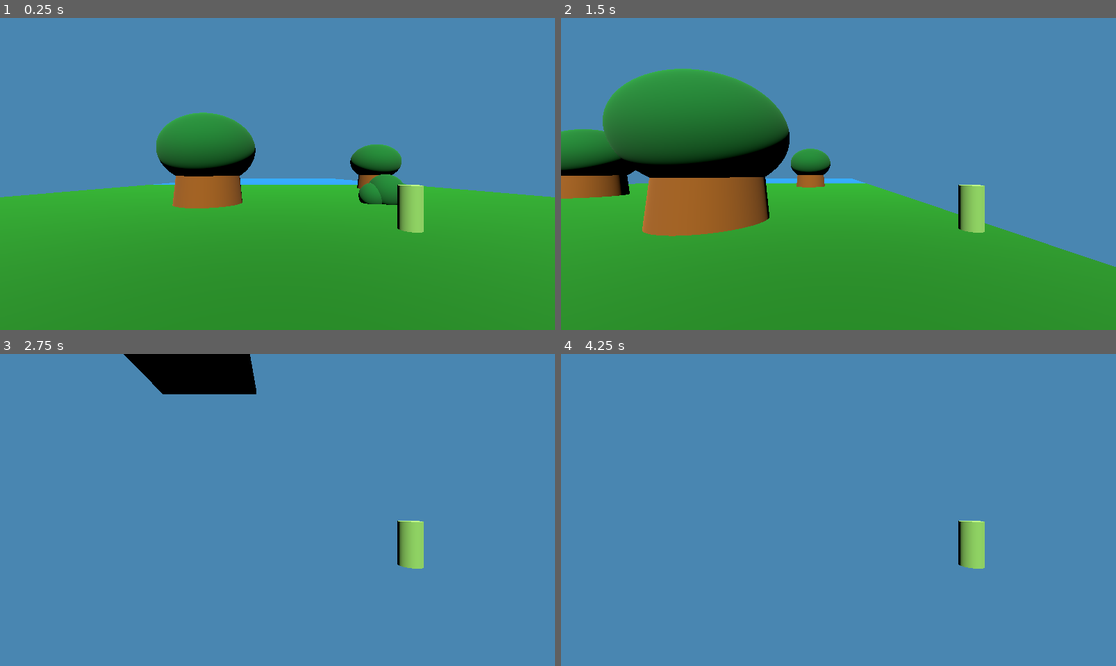
Above: before the commit, frames 1-4 (two rows, left to right).
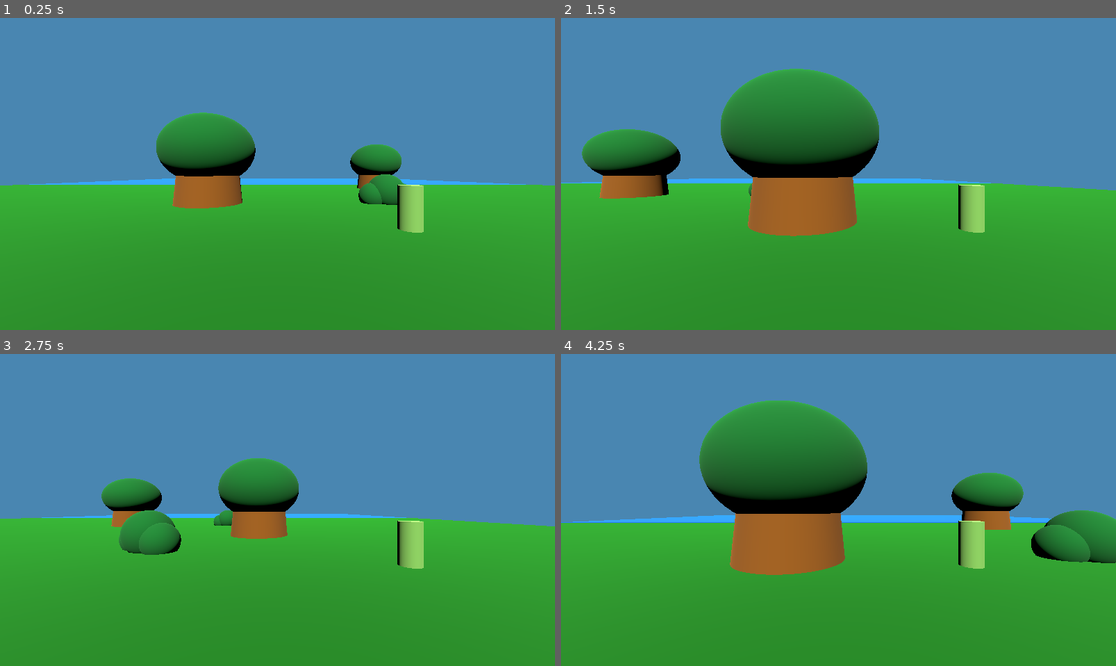
Above: after the commit, the same moments.

Repository: pterosaur-pixel/evil-squirrels-unite
Game: Godot game, scene res://main.tscn
Same seed, same stepped clock (60 frames per second), same inputs: the game is played once before the commit and once after it.
Inputs:
- Up to frame 1 (0.25 s): no input
- Up to frame 2 (1.5 s): tap Enter at 0.5 s; hold Right (ui_right) 0.53-1.28 s; tap Space (jump) at 0.77 s; hold Down (ui_down) from 1.28 s (still down)
- Up to frame 3 (2.75 s): tap Space (jump) at 1.52 s; release Down (ui_down) at 2.03 s; hold Right (ui_right) from 2.03 s (still down)
- Up to frame 4 (4.25 s): release Right (ui_right) at 2.78 s; hold Up (ui_up) 2.78-3.53 s; tap Space (jump) at 3.02, 3.77 s; hold Left (ui_left) from 3.53 s (still down)

The runs differ from the first frame. In frame 1, 1.6% of the frame differs, in the area x 0-100%, y 51-58%; in frame 2, 27%; in frame 3, 53%; in frame 4, 58%, in the area x 0-100%, y 14-100%.

Commit message:
Added bounds

Diff:
--- a/character.tscn
+++ b/character.tscn
@@ -13,6 +13,8 @@
 
 [node name="GoobleSnoop" type="CharacterBody3D"]
 transform = Transform3D(1, 0, 0, 0, 1, 0, 0, 0, 1, 0, 1.43601, 6.54769)
+collision_layer = 3
+collision_mask = 3
 script = ExtResource("1_pjt0s")
 
 [node name="Camera3D" type="Camera3D" parent="."]
--- a/character_body_3d.gd
+++ b/character_body_3d.gd
@@ -8,4 +8,5 @@
 	velocity.x = direction * 30
 	if Input.is_action_just_pressed("jump"):
 		velocity.y += 50
+
 	move_and_slide()
--- a/grass.tscn
+++ b/grass.tscn
@@ -9,7 +9,7 @@
 [sub_resource type="BoxMesh" id="BoxMesh_mlfo1"]
 resource_local_to_scene = true
 material = SubResource("StandardMaterial3D_mlfo1")
-size = Vector3(60, 2, 60)
+size = Vector3(120, 2, 60)
 
 [sub_resource type="BoxShape3D" id="BoxShape3D_kl2qe"]
 size = Vector3(60, 2, 60)
--- a/main.tscn
+++ b/main.tscn
@@ -1,8 +1,11 @@
-[gd_scene load_steps=4 format=3 uid="uid://ci4l3j5d2ubhk"]
+[gd_scene load_steps=5 format=3 uid="uid://ci4l3j5d2ubhk"]
 
 [ext_resource type="PackedScene" uid="uid://daht4u7xeeb5g" path="res://character.tscn" id="1_ig7tw"]
 [ext_resource type="PackedScene" uid="uid://botg1xotvwou1" path="res://grass.tscn" id="2_0xm2m"]
 [ext_resource type="PackedScene" uid="uid://dculv5u2g77i1" path="res://water_1.tscn" id="3_h2yge"]
+
+[sub_resource type="BoxShape3D" id="BoxShape3D_h2yge"]
+size = Vector3(2, 20, 120)
 
 [node name="Main" type="Node3D"]
 
@@ -17,3 +20,38 @@
 
 [node name="Water1" parent="." instance=ExtResource("3_h2yge")]
 transform = Transform3D(1, 0, 0, 0, 1, 0, 0, 0, 1, 0, 0, -60.1855)
+
+[node name="StaticBody3D" type="StaticBody3D" parent="."]
+collision_layer = 2
+collision_mask = 2
+
+[node name="CollisionShape3D" type="CollisionShape3D" parent="StaticBody3D"]
+transform = Transform3D(1, 0, 0, 0, 1, 0, 0, 0, 1, -22.9397, 7.55532, -17.4582)
+shape = SubResource("BoxShape3D_h2yge")
+
+[node name="StaticBody3D2" type="StaticBody3D" parent="."]
+transform = Transform3D(1, 0, 0, 0, 1, 0, 0, 0, 1, 48, 0, 0)
+collision_layer = 2
+collision_mask = 2
+
+[node name="CollisionShape3D" type="CollisionShape3D" parent="StaticBody3D2"]
+transform = Transform3D(1, 0, 0, 0, 1, 0, 0, 0, 1, -22.9397, 8.20173, -17.4582)
+shape = SubResource("BoxShape3D_h2yge")
+
+[node name="StaticBody3D3" type="StaticBody3D" parent="."]
+transform = Transform3D(-4.37114e-08, 0, 1, 0, 1, 0, -1, 0, -4.37114e-08, 10.0835, 0, 2.62581)
+collision_layer = 2
+collision_mask = 2
+
+[node name="CollisionShape3D" type="CollisionShape3D" parent="StaticBody3D3"]
+transform = Transform3D(1, 0, 0, 0, 1, 0, 0, 0, 1, -22.9397, 10, -17.4582)
+shape = SubResource("BoxShape3D_h2yge")
+
+[node name="StaticBody3D4" type="StaticBody3D" parent="."]
+transform = Transform3D(-4.37114e-08, 0, 1, -0.0190404, 0.999819, -8.32282e-10, -0.999819, -0.0190404, -4.37035e-08, 10.0835, -2.74075, -103.464)
+collision_layer = 2
+collision_mask = 2
+
+[node name="CollisionShape3D" type="CollisionShape3D" parent="StaticBody3D4"]
+transform = Transform3D(1, 0, 0, 0, 1, 0, 0, 0, 1, -22.9397, 10, -17.4582)
+shape = SubResource("BoxShape3D_h2yge")
--- a/water_1.tscn
+++ b/water_1.tscn
@@ -1,13 +1,13 @@
 [gd_scene load_steps=4 format=3 uid="uid://dculv5u2g77i1"]
 
 [sub_resource type="BoxMesh" id="BoxMesh_2qar3"]
-size = Vector3(60, 2, 60)
+size = Vector3(120, 2, 60)
 
 [sub_resource type="StandardMaterial3D" id="StandardMaterial3D_yn71y"]
 albedo_color = Color(0, 0.392157, 1, 1)
 
 [sub_resource type="BoxShape3D" id="BoxShape3D_2qar3"]
-size = Vector3(60, 1, 60)
+size = Vector3(120, 1, 60)
 
 [node name="Water1" type="StaticBody3D"]
 
